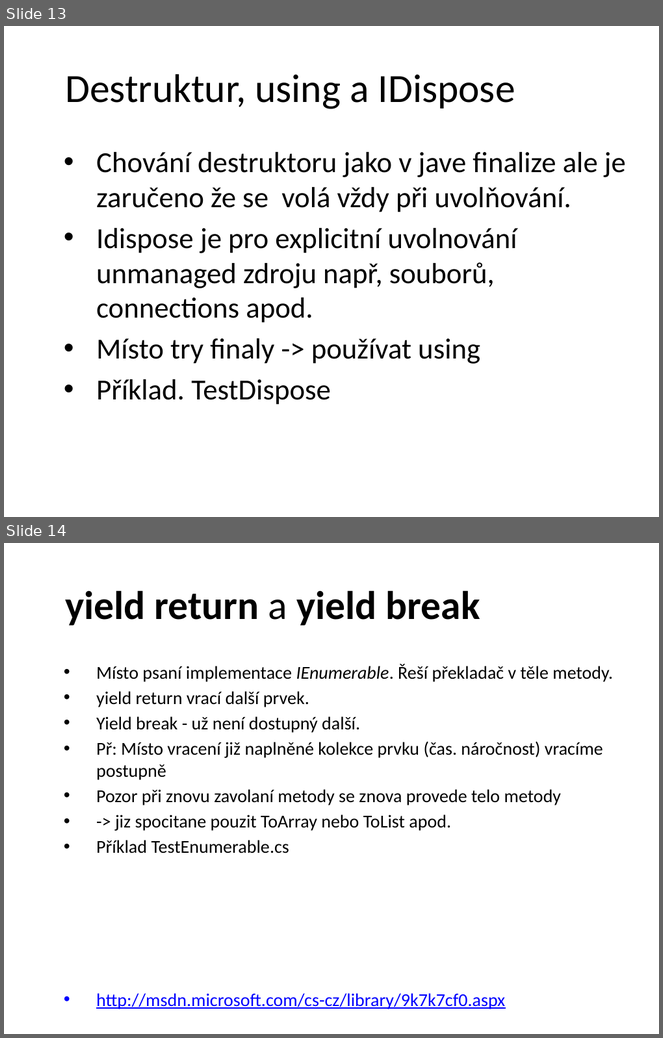
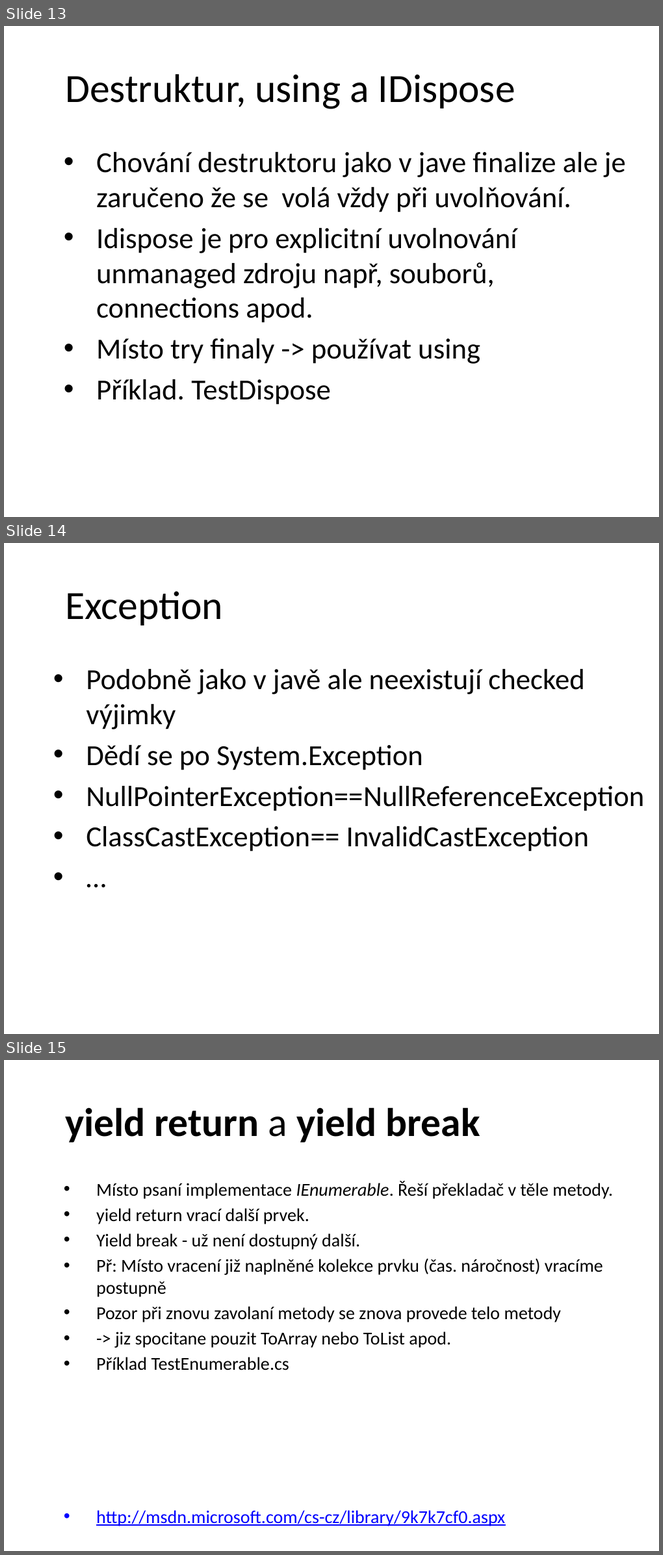
Before and after one commit to petrbalat/Skoleni-Csharp-NET, a slide deck: prezentace.pptx. Shown one above the other, each under a label of ours: slides 13 and 14 before the commit, slides 13, 14 and 15 after it. The pictures are 663x1038 and 663x1555 pixels, drawn with LibreOffice and Linux fonts; fonts in the diff are those of the drawing; background and template pictures are left out. Boxes give left, top, right and bottom in pixels: in the first picture for what was removed or moved away, otherwise in the second. Text is boxed around its words. In the diff, an @@ line names an element or a change of style, - is before the commit and + after.

```diff
--- a/prezentace.pptx
+++ b/prezentace.pptx
@@ slide 14 added at (4,543,659,1034), background picture (left out) @@
@@ title added at (65,591,223,626), 44 pt, text #000000 @@
+Exception
@@ text added at (86,669,644,852), 32 pt, text #000000 @@
+• Podobně jako v javě ale neexistují checked výjimky
+• Dědí se po System.Exception
+• NullPointerException==NullReferenceException
+• ClassCastException== InvalidCastException
+• …
@@ what was slide 14 is now slide 15 @@
```
Also in this commit, not shown: 2 slides changed, 1 other file.
